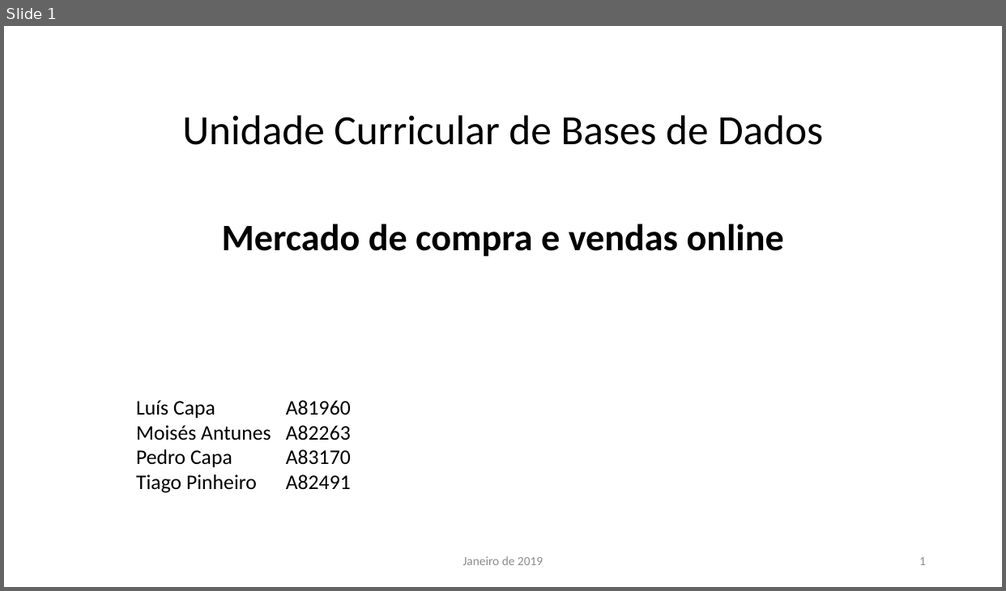
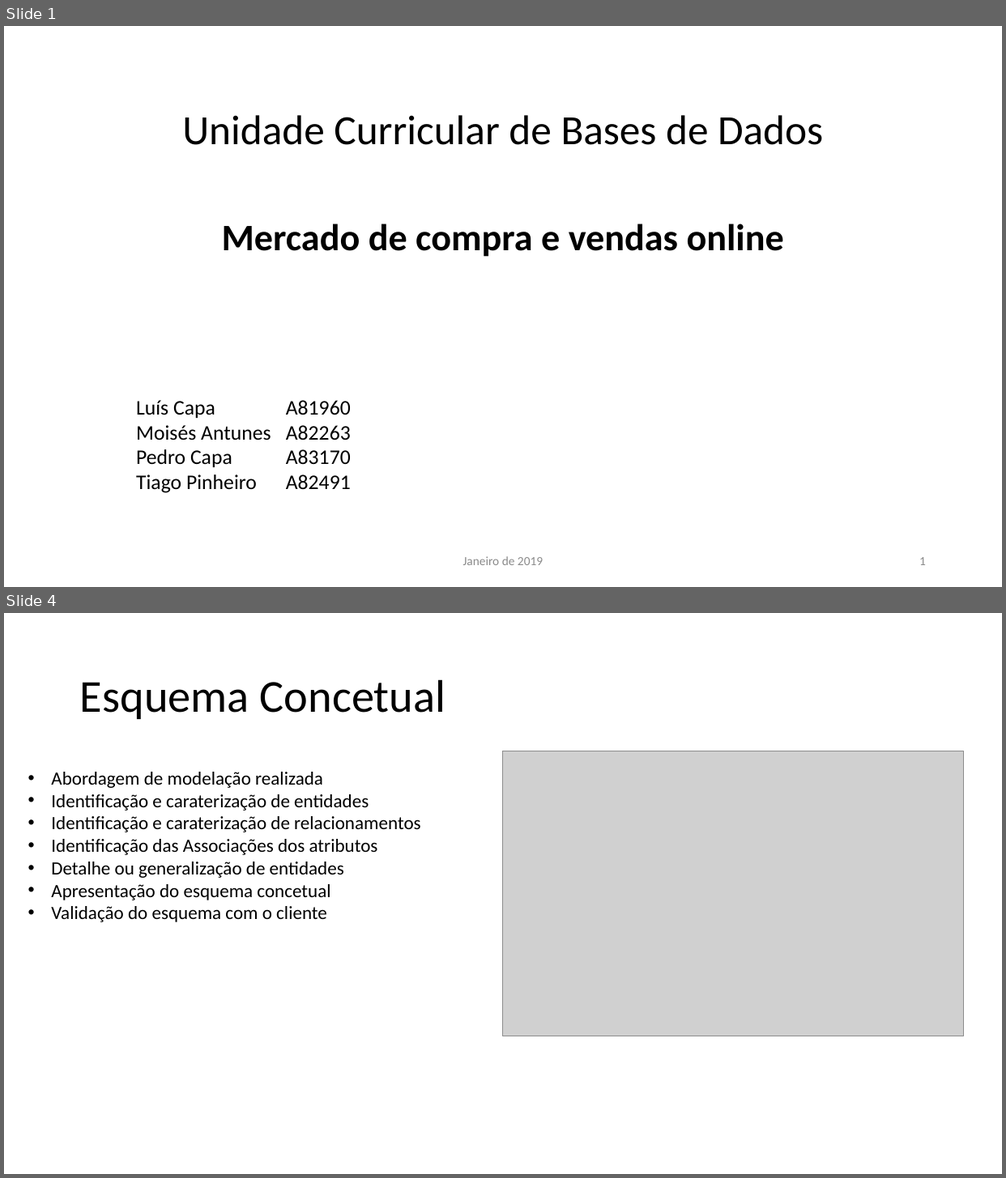
Before and after one commit to PedroCapa/BD, a slide deck: Apresentação BD.pptx. Shown one above the other, each under a label of ours: slide 1 before the commit, slides 1 and 4 after it; the slides between them are not shown. The pictures are 1006x591 and 1006x1178 pixels, drawn with LibreOffice and Linux fonts; fonts in the diff are those of the drawing; grey boxes stand for pictures. Boxes give left, top, right and bottom in pixels: in the first picture for what was removed or moved away, otherwise in the second. Text is boxed around its words. In the diff, an @@ line names an element or a change of style, - is before the commit and + after.

```diff
--- a/Apresentação BD.pptx
+++ b/Apresentação BD.pptx
@@ slide 4 added at (4,613,1002,1174), background #FFFFFF @@
@@ title added at (80,679,446,719), 44 pt, text #000000 @@
+Esquema Concetual
@@ picture added at (503,752,964,1037) @@
@@ text added at (51,772,421,922), 18 pt, text #000000 @@
+• Abordagem de modelação realizada
+• Identificação e caraterização de entidades
+• Identificação e caraterização de relacionamentos
+• Identificação das Associações dos atributos
+• Detalhe ou generalização de entidades
+• Apresentação do esquema concetual
+• Validação do esquema com o cliente
```
Also in this commit, not shown: 6 other slides added.
